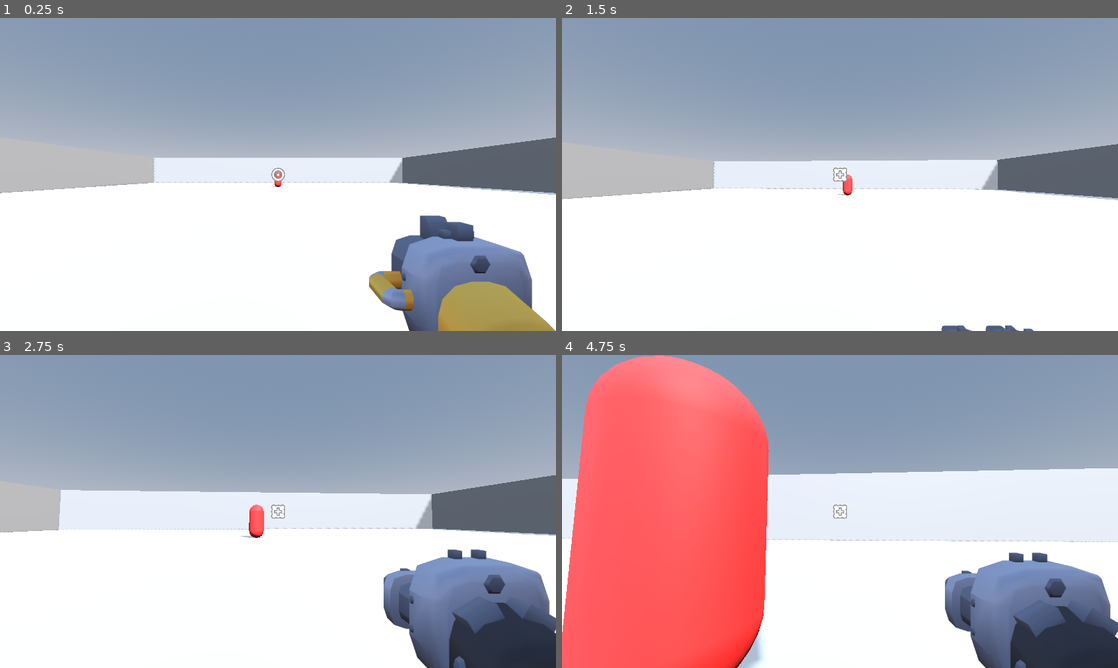
Above: before the commit, frames 1-4 (two rows, left to right).
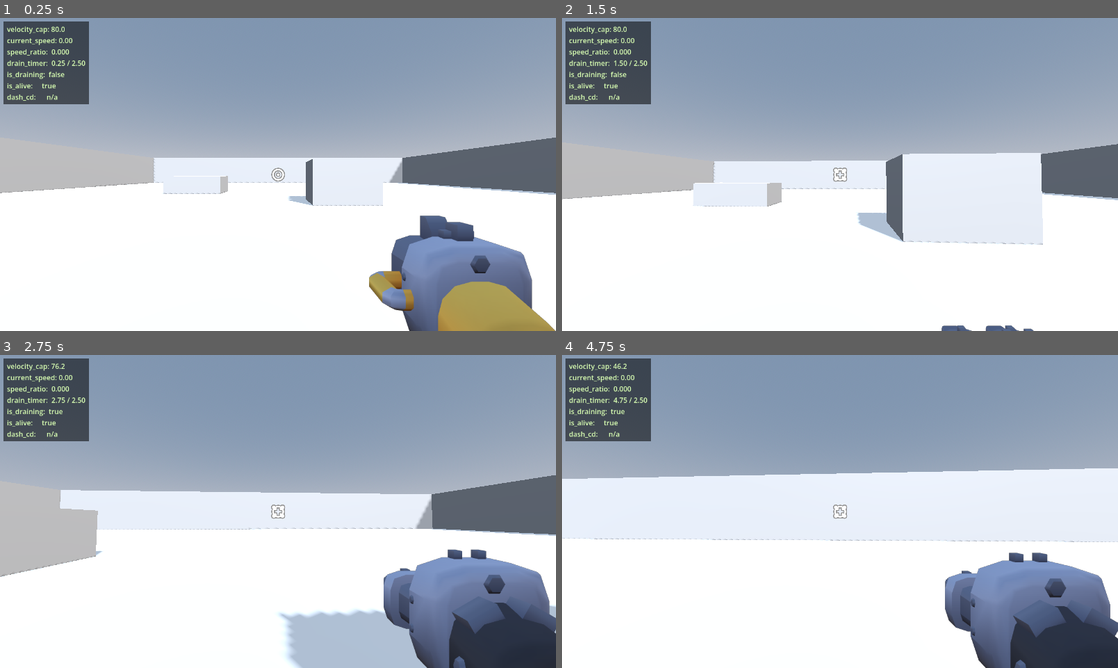
Above: after the commit, the same moments.

Repository: zulesss/vgate
Game: Godot game, scene res://scenes/main.tscn
Two runs of this game, one before a commit and one after it. Both use one fixed random seed, a clock stepped at 60 frames per second and the inputs below.
Inputs (mouse positions are in pixels of both pictures, inside the frame that each line leads up to):
- Up to frame 1 (0.25 s): no input
- Up to frame 2 (1.5 s): move the mouse to (867, 174) at 0.52 s; hold W (move_forward) from 0.53 s (still down); click (867, 174) at 0.6 s; tap Space (jump) at 0.77 s; move the mouse to (812, 174) at 1.27 s; tap E (weapon_toggle) at 1.35 s
- Up to frame 3 (2.75 s): keep holding W (move_forward); tap Space (jump) at 1.52 s; move the mouse to (289, 505) at 2.02 s; click (289, 505) at 2.1 s
- Up to frame 4 (4.75 s): keep holding W (move_forward); move the mouse to (834, 517) at 2.77 s; tap E (weapon_toggle) at 2.85, 4.35 s; tap Space (jump) at 3.02, 3.77, 4.52 s; move the mouse to (878, 514) at 3.52 s; click (878, 514) at 3.6 s; move the mouse to (795, 508) at 4.27 s

The runs differ from the first frame. In frame 1, 4.5% of the frame differs, in the area x 0-69%, y 1-60%; in frame 2, 8.4%; in frame 3, 11%; in frame 4, 34%, in the area x 0-38%, y 0-100%.

Commit message:
M1 arena pieces: enemy_dummy, spawner, debug HUD, cover/spawn nodes
Свой EnemyDummy (CharacterBody3D + ContactArea) — receive damage от
Starter Kit raycast через знакомый method "damage", контактом зовёт
VelocityGate.apply_hit. Не трогаем objects/enemy.tscn (Starter Kit AI
оставлен для M3 reference).

Арена обзавелась тремя cover'ами и четырьмя Marker3D'ами spawn-points
ровно по docs/levels/M1_arena_layout.md §8. EnemySpawner на сцене —
inline minimum: один враг, после kill 1.5 сек wait и spawn на случайном
маркере. Devil Daggers ramp — M4.

DebugHud (CanvasLayer на layer=10 поверх HUD) показывает velocity_cap /
current_speed / speed_ratio / drain_timer / dash cooldown — глазами
проверять hook без feel-стека.

Co-Authored-By: Claude Opus 4.7 (1M context) <noreply@anthropic.com>

Diff:
--- /dev/null
+++ b/objects/enemy_dummy.gd
@@ -0,0 +1,34 @@
+class_name EnemyDummy extends CharacterBody3D
+
+# M1 dummy враг — minimum viable: stand still, receive damage from player blaster,
+# контактом наносит melee penalty player'у через VelocityGate. Без AI / pathing — это M3.
+# 1 HP — концепт "kill = ресурс" работает уже на одном hit'е, balance по HP в M3.
+
+@export var hp: int = 1
+
+@onready var contact_area: Area3D = $ContactArea
+
+
+func _ready() -> void:
+	add_to_group("enemy")
+	contact_area.body_entered.connect(_on_contact_body_entered)
+
+
+# Зовётся player.gd → action_shoot → raycast collider.damage().
+# Имя метода "damage" сохраняем под Starter Kit convention.
+func damage(amount: int) -> void:
+	hp -= amount
+	if hp <= 0:
+		die()
+
+
+func die() -> void:
+	VelocityGate.apply_kill_restore(global_position)
+	queue_free()
+
+
+func _on_contact_body_entered(body: Node) -> void:
+	if not body.is_in_group("player"):
+		return
+	# i-frames гасятся внутри VelocityGate.apply_hit — здесь просто шлём.
+	VelocityGate.apply_hit(VelocityGate.MELEE_PENALTY)
--- /dev/null
+++ b/scenes/debug_hud.tscn
@@ -0,0 +1,23 @@
+[gd_scene load_steps=3 format=3 uid="uid://b0vgtdebughud01"]
+
+[ext_resource type="Script" uid="uid://c3uo628n3l3pt" path="res://scripts/debug_hud.gd" id="1_dhud"]
+
+[sub_resource type="StyleBoxFlat" id="StyleBox_dhud"]
+bg_color = Color(0, 0, 0, 0.55)
+content_margin_left = 8.0
+content_margin_top = 6.0
+content_margin_right = 8.0
+content_margin_bottom = 6.0
+
+[node name="DebugHud" type="CanvasLayer"]
+layer = 10
+script = ExtResource("1_dhud")
+
+[node name="Panel" type="PanelContainer" parent="."]
+offset_left = 8.0
+offset_top = 8.0
+theme_override_styles/panel = SubResource("StyleBox_dhud")
+
+[node name="Label" type="Label" parent="Panel"]
+text = "velocity_cap: -"
+theme_override_colors/font_color = Color(0.85, 1, 0.7, 1)
--- /dev/null
+++ b/scenes/enemy_dummy.tscn
@@ -0,0 +1,34 @@
+[gd_scene load_steps=6 format=3 uid="uid://b0vgtdummy0001"]
+
+[ext_resource type="Script" uid="uid://4imb7usb6kee" path="res://objects/enemy_dummy.gd" id="1_dummy"]
+
+[sub_resource type="StandardMaterial3D" id="Mat_dummy"]
+albedo_color = Color(0.85, 0.2, 0.2, 1)
+roughness = 0.7
+
+[sub_resource type="CapsuleShape3D" id="Shape_dummy_body"]
+radius = 0.4
+height = 1.8
+
+[sub_resource type="CapsuleMesh" id="Mesh_dummy"]
+radius = 0.4
+height = 1.8
+
+[sub_resource type="CapsuleShape3D" id="Shape_dummy_contact"]
+radius = 0.6
+height = 2.0
+
+[node name="EnemyDummy" type="CharacterBody3D"]
+script = ExtResource("1_dummy")
+
+[node name="CollisionShape3D" type="CollisionShape3D" parent="."]
+shape = SubResource("Shape_dummy_body")
+
+[node name="MeshInstance3D" type="MeshInstance3D" parent="."]
+mesh = SubResource("Mesh_dummy")
+surface_material_override/0 = SubResource("Mat_dummy")
+
+[node name="ContactArea" type="Area3D" parent="."]
+
+[node name="CollisionShape3D" type="CollisionShape3D" parent="ContactArea"]
+shape = SubResource("Shape_dummy_contact")
--- a/scenes/main.tscn
+++ b/scenes/main.tscn
@@ -1,6 +1,9 @@
 [gd_scene load_steps=8 format=3 uid="uid://vgatemainm0"]
 
 [ext_resource type="PackedScene" uid="uid://dl2ed4gkybggf" path="res://objects/player.tscn" id="1_player"]
+[ext_resource type="PackedScene" uid="uid://b0vgtdummy0001" path="res://scenes/enemy_dummy.tscn" id="2_enemy"]
+[ext_resource type="PackedScene" uid="uid://b0vgtdebughud01" path="res://scenes/debug_hud.tscn" id="3_dhud"]
+[ext_resource type="Script" uid="uid://bchxi37kjav4d" path="res://scripts/enemy_spawner.gd" id="4_spawner"]
 
 [sub_resource type="ProceduralSkyMaterial" id="SkyMat_main"]
 sky_horizon_color = Color(0.6422, 0.6502, 0.6802, 1)
@@ -16,18 +19,6 @@
 ambient_light_color = Color(0.65, 0.7, 0.78, 1)
 ambient_light_energy = 0.6
 tonemap_mode = 2
-
-[sub_resource type="StandardMaterial3D" id="Mat_dummy"]
-albedo_color = Color(0.85, 0.2, 0.2, 1)
-roughness = 0.7
-
-[sub_resource type="CapsuleShape3D" id="Shape_dummy"]
-radius = 0.4
-height = 1.8
-
-[sub_resource type="CapsuleMesh" id="Mesh_dummy"]
-radius = 0.4
-height = 1.8
 
 [node name="Main" type="Node3D"]
 
@@ -66,6 +57,35 @@
 use_collision = true
 size = Vector3(1, 4, 40)
 
+[node name="CoverC1" type="CSGBox3D" parent="Arena"]
+transform = Transform3D(1, 0, 0, 0, 1, 0, 0, 0, 1, -6, 0.6, -4)
+use_collision = true
+size = Vector3(4, 1.2, 2)
+
+[node name="CoverC2" type="CSGBox3D" parent="Arena"]
+transform = Transform3D(1, 0, 0, 0, 1, 0, 0, 0, 1, 3, 1, 1)
+use_collision = true
+size = Vector3(3, 2, 2)
+
+[node name="CoverC3" type="CSGBox3D" parent="Arena"]
+transform = Transform3D(1, 0, 0, 0, 1, 0, 0, 0, 1, 10, 0.75, 8)
+use_collision = true
+size = Vector3(2, 1.5, 3)
+
+[node name="SpawnPoints" type="Node3D" parent="."]
+
+[node name="S1" type="Marker3D" parent="SpawnPoints" groups=["spawn_point"]]
+transform = Transform3D(1, 0, 0, 0, 1, 0, 0, 0, 1, -2, 0, 19)
+
+[node name="S2" type="Marker3D" parent="SpawnPoints" groups=["spawn_point"]]
+transform = Transform3D(1, 0, 0, 0, 1, 0, 0, 0, 1, 0, 0, -19)
+
+[node name="S3" type="Marker3D" parent="SpawnPoints" groups=["spawn_point"]]
+transform = Transform3D(1, 0, 0, 0, 1, 0, 0, 0, 1, -19, 0, -12)
+
+[node name="S4" type="Marker3D" parent="SpawnPoints" groups=["spawn_point"]]
+transform = Transform3D(1, 0, 0, 0, 1, 0, 0, 0, 1, 17, 0, 16)
+
 [node name="HUD" type="CanvasLayer" parent="."]
 
 [node name="Crosshair" type="TextureRect" parent="HUD"]
@@ -83,16 +103,12 @@
 scale = Vector2(0.35, 0.35)
 pivot_offset = Vector2(64, 64)
 
+[node name="DebugHud" parent="." instance=ExtResource("3_dhud")]
+
 [node name="Player" parent="." node_paths=PackedStringArray("crosshair") instance=ExtResource("1_player")]
 transform = Transform3D(1, 0, 0, 0, 1, 0, 0, 0, 1, 0, 1, 10)
 crosshair = NodePath("../HUD/Crosshair")
 
-[node name="DummyEnemy" type="CharacterBody3D" parent="."]
-transform = Transform3D(1, 0, 0, 0, 1, 0, 0, 0, 1, 0, 0.9, -10)
-
-[node name="CollisionShape3D" type="CollisionShape3D" parent="DummyEnemy"]
-shape = SubResource("Shape_dummy")
-
-[node name="MeshInstance3D" type="MeshInstance3D" parent="DummyEnemy"]
-mesh = SubResource("Mesh_dummy")
-surface_material_override/0 = SubResource("Mat_dummy")
+[node name="EnemySpawner" type="Node" parent="."]
+script = ExtResource("4_spawner")
+enemy_scene = ExtResource("2_enemy")
--- /dev/null
+++ b/scripts/debug_hud.gd
@@ -0,0 +1,40 @@
+class_name DebugHud extends CanvasLayer
+
+# Читалка VelocityGate state'а в верхнем левом углу. M1 only — для проверки механики
+# глазами, в M2 либо удалить, либо повесить на toggle. Не источник UX feedback'а
+# (это feel_spec — FOV/audio/bob), а debug-overlay.
+
+@onready var label: Label = $Panel/Label
+
+var _player: Node = null
+
+
+func _ready() -> void:
+	# Player находим на старте; если ещё не в дереве — найдём в _process.
+	_resolve_player()
+
+
+func _process(_delta: float) -> void:
+	if _player == null or not is_instance_valid(_player):
+		_resolve_player()
+
+	var dash_cooldown_text := "n/a"
+	if _player and _player.has_method("get_dash_cooldown_remaining"):
+		dash_cooldown_text = "%.2f" % _player.get_dash_cooldown_remaining()
+
+	label.text = "velocity_cap: %.1f\ncurrent_speed: %.2f\nspeed_ratio:  %.3f\ndrain_timer:  %.2f / %.2f\nis_draining:  %s\nis_alive:     %s\ndash_cd:      %s" % [
+		VelocityGate.velocity_cap,
+		VelocityGate.current_speed,
+		VelocityGate.speed_ratio(),
+		VelocityGate.drain_timer,
+		VelocityGate.TOLERANCE_BELOW_THRESHOLD,
+		str(VelocityGate.is_draining),
+		str(VelocityGate.is_alive),
+		dash_cooldown_text,
+	]
+
+
+func _resolve_player() -> void:
+	var nodes := get_tree().get_nodes_in_group("player")
+	if not nodes.is_empty():
+		_player = nodes[0]
--- /dev/null
+++ b/scripts/enemy_spawner.gd
@@ -0,0 +1,56 @@
+class_name EnemySpawner extends Node
+
+# M1 minimum spawner: один враг живёт на арене, после смерти — 1.5 сек wait и
+# spawn на случайном Marker3D из группы "spawn_point". Полный ramp (Devil Daggers
+# формула, multi-enemy) — M4.
+
+const RESPAWN_DELAY := 1.5
+
+@export var enemy_scene: PackedScene
+@export var initial_spawn_position: Vector3 = Vector3(5.0, 0.9, -5.0)
+
+
+func _ready() -> void:
+	Events.enemy_killed.connect(_on_enemy_killed)
+	Events.run_restarted.connect(_on_run_restarted)
+	_spawn_initial()
+
+
+func _on_run_restarted() -> void:
+	# При reload_current_scene scene tree пересобирается → этот узел тоже новый,
+	# initial_spawn вызовется через _ready. Ничего отдельного делать не надо.
+	pass
+
+
+func _on_enemy_killed(_restore: int, _pos: Vector3) -> void:
+	var timer := get_tree().create_timer(RESPAWN_DELAY)
+	await timer.timeout
+	# Защита от reload во время задержки: если уже не в дереве — выходим.
+	if not is_inside_tree():
+		return
+	_spawn_at_random_marker()
+
+
+func _spawn_initial() -> void:
+	if enemy_scene == null:
+		push_warning("EnemySpawner: enemy_scene не задан")
+		return
+	var enemy := enemy_scene.instantiate()
+	get_parent().add_child(enemy)
+	enemy.global_position = initial_spawn_position
+
+
+func _spawn_at_random_marker() -> void:
+	if enemy_scene == null:
+		return
+	var markers := get_tree().get_nodes_in_group("spawn_point")
+	if markers.is_empty():
+		_spawn_initial()
+		return
+	var marker: Marker3D = markers[randi() % markers.size()]
+	var enemy := enemy_scene.instantiate()
+	get_parent().add_child(enemy)
+	# Y из marker'а = 0 (M1_arena_layout), но нам нужен capsule center на 0.9.
+	var spawn_pos := marker.global_position
+	spawn_pos.y = 0.9
+	enemy.global_position = spawn_pos
Not shown, added: objects/enemy_dummy.gd.uid
Not shown, added: scripts/debug_hud.gd.uid
Not shown, added: scripts/enemy_spawner.gd.uid
